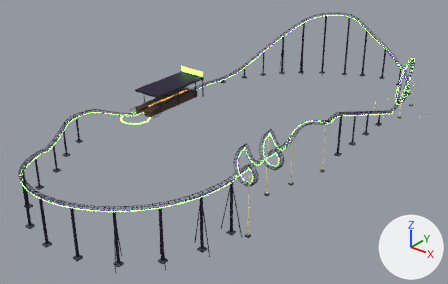
Before and after pictures for a commit that changed the glTF model model/roller_coaster/roller_coaster.glb.
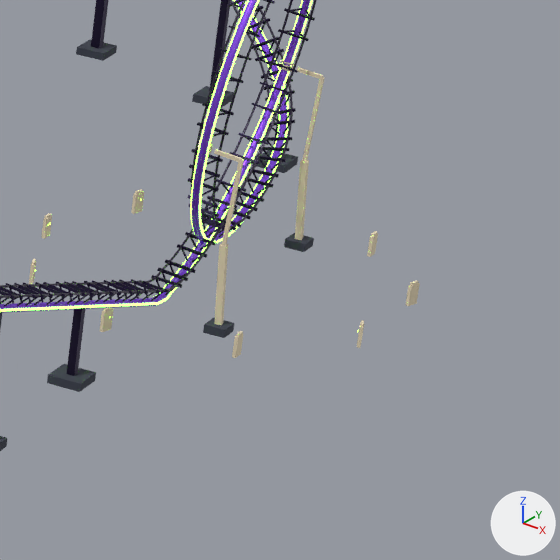
The first picture shows the older version from a 50 mm camera at (159.8, -99.0, 87.1) aimed at (47.0, 42.1, -0.4). The close-ups show the older and then the newer version on the part from 82% to 100% of the width and 25% to 53% of the height of that picture. Only the edits that show in the close-ups are written down. The lights are fixed; the arrows at lower right show +X, +Y and +Z. Where no turn or scale is listed for an object, it has been applied to the vertices. Vertices at exactly the same position are counted once.

The scene before the commit, as lines of its bpy script (objects in view):
```python
me_nl_plattop = bpy.data.meshes.new('NL_PlatTop')
me_nl_plattop.from_pydata(...)  # 16 vertices, 24 faces; spans x 8.0..15.0, y 44.0..66.0, z 2.3..2.4
me_nl_plattop.materials.append(mat_nl_plattop)  # greyish blue #3a3f4c
me_nl_track_bone = bpy.data.meshes.new('NL_Track_bone')
me_nl_track_bone.from_pydata(...)  # 992 vertices, 1488 faces; spans x 70.8..89.5, y 3.5..109.5, z 0.0..17.8
me_nl_track_bone.materials.append(mat_nl_bone)  # beige #e8d9b8
me_nl_track_column = bpy.data.meshes.new('NL_Track_column')
me_nl_track_column.from_pydata(...)  # 456 vertices, 684 faces; spans x 6.0..84.0, y -29.0..129.0, z 0.0..24.0
me_nl_track_column.materials.append(mat_nl_column)  # dark purple #2a2140
me_nl_track_steel = bpy.data.meshes.new('NL_Track_steel')
me_nl_track_steel.from_pydata(...)  # 10384 vertices, 15704 faces; spans x 6.0..86.0, y -30.0..129.0, z 0.0..25.0
me_nl_track_steel.materials.append(mat_nl_steel)  # dark purple #2a2140
ob_nl_plattop = bpy.data.objects.new('NL_PlatTop', me_nl_plattop)
ob_nl_plattop.location = (0.0, 0.0, 0.0)
ob_nl_track_bone = bpy.data.objects.new('NL_Track_bone', me_nl_track_bone)
ob_nl_track_bone.location = (0.0, 0.0, 0.0)
ob_nl_track_column = bpy.data.objects.new('NL_Track_column', me_nl_track_column)
ob_nl_track_column.location = (0.0, 0.0, 0.0)
ob_nl_track_steel = bpy.data.objects.new('NL_Track_steel', me_nl_track_steel)
ob_nl_track_steel.location = (0.0, 0.0, 0.0)
# also in view: 'NL_Track_foot' at (47.9, 49.6, 0.2); 'NL_Track_spine' at (48.0, 49.6, 12.7); 'NL_Track_rail' at (48.1, 49.4, 13.5); 'NL_Track_phos' at (47.9, 49.6, 12.7)
```
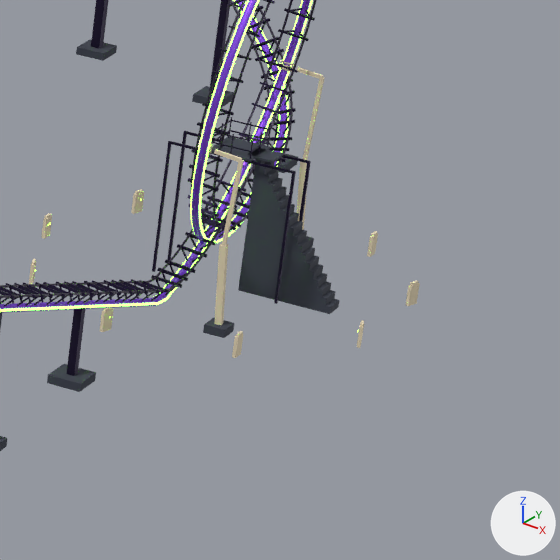
What changed in the scene script:
```text
Change me_nl_plattop:
    remove me_nl_plattop.from_pydata(...)  # 16 vertices, 24 faces; spans x 8.0..15.0, y 44.0..66.0, z 2.3..2.4
    add me_nl_plattop.from_pydata(...)  # 162 vertices, 264 faces; spans x 8.0..86.6, y 44.0..102.2, z 0.0..7.3
    me_nl_plattop part 1: a new loose piece, a box spanning x 79.44..81.72, y 99.88..102.16, z 7.16..7.28, in mat_nl_plattop (greyish blue #3a3f4c)
    me_nl_plattop part 2: a new loose piece, a box spanning x 86.31..86.58, y 100.47..101.57, z 0.0..0.4, in mat_nl_plattop (greyish blue #3a3f4c)
    me_nl_plattop part 3: a new loose piece, a box spanning x 84.96..85.23, y 100.47..101.57, z 0.0..2.4, in mat_nl_plattop (greyish blue #3a3f4c)
    me_nl_plattop part 4: a new loose piece, a box spanning x 82.53..82.8, y 100.47..101.57, z 0.0..6.0, in mat_nl_plattop (greyish blue #3a3f4c)
    me_nl_plattop part 5: a new loose piece, a box spanning x 81.72..81.99, y 100.47..101.57, z 0.0..7.2, in mat_nl_plattop (greyish blue #3a3f4c)
    me_nl_plattop part 6: a new loose piece, a box spanning x 81.23..82.63, y 100.37..101.67, z 7.16..7.28, in mat_nl_plattop (greyish blue #3a3f4c)
    me_nl_plattop part 7: a new loose piece of 14 vertices spanning x 85.8..86.3, y 100.5..101.6, z 0.0..1.2, in mat_nl_plattop (greyish blue #3a3f4c)
    me_nl_plattop part 8: a new loose piece of 14 vertices spanning x 85.2..85.8, y 100.5..101.6, z 0.0..2.0, in mat_nl_plattop (greyish blue #3a3f4c)
    me_nl_plattop part 9: a new loose piece of 14 vertices spanning x 84.4..85.0, y 100.5..101.6, z 0.0..3.2, in mat_nl_plattop (greyish blue #3a3f4c)
    me_nl_plattop part 10: a new loose piece of 14 vertices spanning x 83.9..84.4, y 100.5..101.6, z 0.0..4.0, in mat_nl_plattop (greyish blue #3a3f4c)
    me_nl_plattop part 11: a new loose piece of 14 vertices spanning x 83.3..83.9, y 100.5..101.6, z 0.0..4.8, in mat_nl_plattop (greyish blue #3a3f4c)
    me_nl_plattop part 12: a new loose piece of 14 vertices spanning x 82.8..83.3, y 100.5..101.6, z 0.0..5.6, in mat_nl_plattop (greyish blue #3a3f4c)
    me_nl_plattop part 13: a new loose piece of 14 vertices spanning x 82.0..82.5, y 100.5..101.6, z 0.0..6.8, in mat_nl_plattop (greyish blue #3a3f4c)
Change me_nl_track_column:
    remove me_nl_track_column.from_pydata(...)  # 456 vertices, 684 faces; spans x 6.0..84.0, y -29.0..129.0, z 0.0..24.0
    add me_nl_track_column.from_pydata(...)  # 880 vertices, 1320 faces; spans x 3.0..85.0, y -29.0..129.0, z 0.0..24.0
    me_nl_track_column part 14: 96 vertices added at x 77.0..84.0, y 100.0..102.0, z 0.0..8.0
    other edits to the shape of me_nl_track_column do not show in these pictures
Change me_nl_track_steel:
    remove me_nl_track_steel.from_pydata(...)  # 10384 vertices, 15704 faces; spans x 6.0..86.0, y -30.0..129.0, z 0.0..25.0
    add me_nl_track_steel.from_pydata(...)  # 10840 vertices, 16476 faces; spans x 3.0..86.0, y -30.0..129.0, z 0.0..25.0
    me_nl_track_steel part 15: a new loose piece, a box spanning x 77.28..83.88, y 100.07..100.17, z 6.99..7.11, in mat_nl_steel (dark purple #2a2140)
    me_nl_track_steel part 16: a new loose piece, a box spanning x 77.28..83.88, y 101.87..101.97, z 6.99..7.11, in mat_nl_steel (dark purple #2a2140)
    me_nl_track_steel part 17: a new loose piece, a box spanning x 79.54..81.62, y 99.96..100.01, z 7.62..7.68, in mat_nl_steel (dark purple #2a2140)
    me_nl_track_steel part 18: a new loose piece, a box spanning x 79.54..81.62, y 99.96..100.01, z 8.17..8.23, in mat_nl_steel (dark purple #2a2140)
    me_nl_track_steel part 19: a new loose piece, a box spanning x 79.54..81.62, y 102.04..102.09, z 7.62..7.68, in mat_nl_steel (dark purple #2a2140)
    me_nl_track_steel part 20: a new loose piece, a box spanning x 79.54..81.62, y 102.04..102.09, z 8.17..8.23, in mat_nl_steel (dark purple #2a2140)
    other edits to the shape of me_nl_track_steel do not show in these pictures
```

Pixel boxes [x1, y1, x2, y2] of what changed, in the close-ups (560 x 560 px):
'NL_PlatTop', reshaped (not visible before): after [211, 137, 340, 314]
'NL_Track_column', reshaped: before [0, 0, 279, 376]; after [0, 0, 311, 376]
part 1 of me_nl_plattop, added: after [211, 137, 270, 162]
part 2 of me_nl_plattop, added: after [324, 299, 340, 314]
part 3 of me_nl_plattop, added: after [299, 256, 319, 307]
part 4 of me_nl_plattop, added: after [253, 177, 283, 295]
part 5 of me_nl_plattop, added: after [238, 159, 266, 292]
part 6 of me_nl_plattop, added: after [246, 148, 284, 163]
part 7 of me_nl_plattop, added: after [314, 281, 336, 313]
part 8 of me_nl_plattop, added: after [304, 264, 327, 310]
part 9 of me_nl_plattop, added: after [289, 238, 315, 306]
part 10 of me_nl_plattop, added: after [279, 221, 307, 303]
part 11 of me_nl_plattop, added: after [268, 204, 299, 301]
part 12 of me_nl_plattop, added: after [258, 186, 289, 298]
part 13 of me_nl_plattop, added: after [243, 162, 279, 294]
part 14 of me_nl_track_column, added: after [152, 117, 311, 304]
part 15 of me_nl_track_steel, added: after [170, 141, 294, 173]
part 16 of me_nl_track_steel, added: after [185, 131, 309, 163]
part 17 of me_nl_track_steel, added: after [212, 142, 251, 152]
part 18 of me_nl_track_steel, added: after [214, 131, 252, 142]
part 19 of me_nl_track_steel, added: after [230, 130, 268, 140]
part 20 of me_nl_track_steel, added: after [231, 120, 269, 130]
